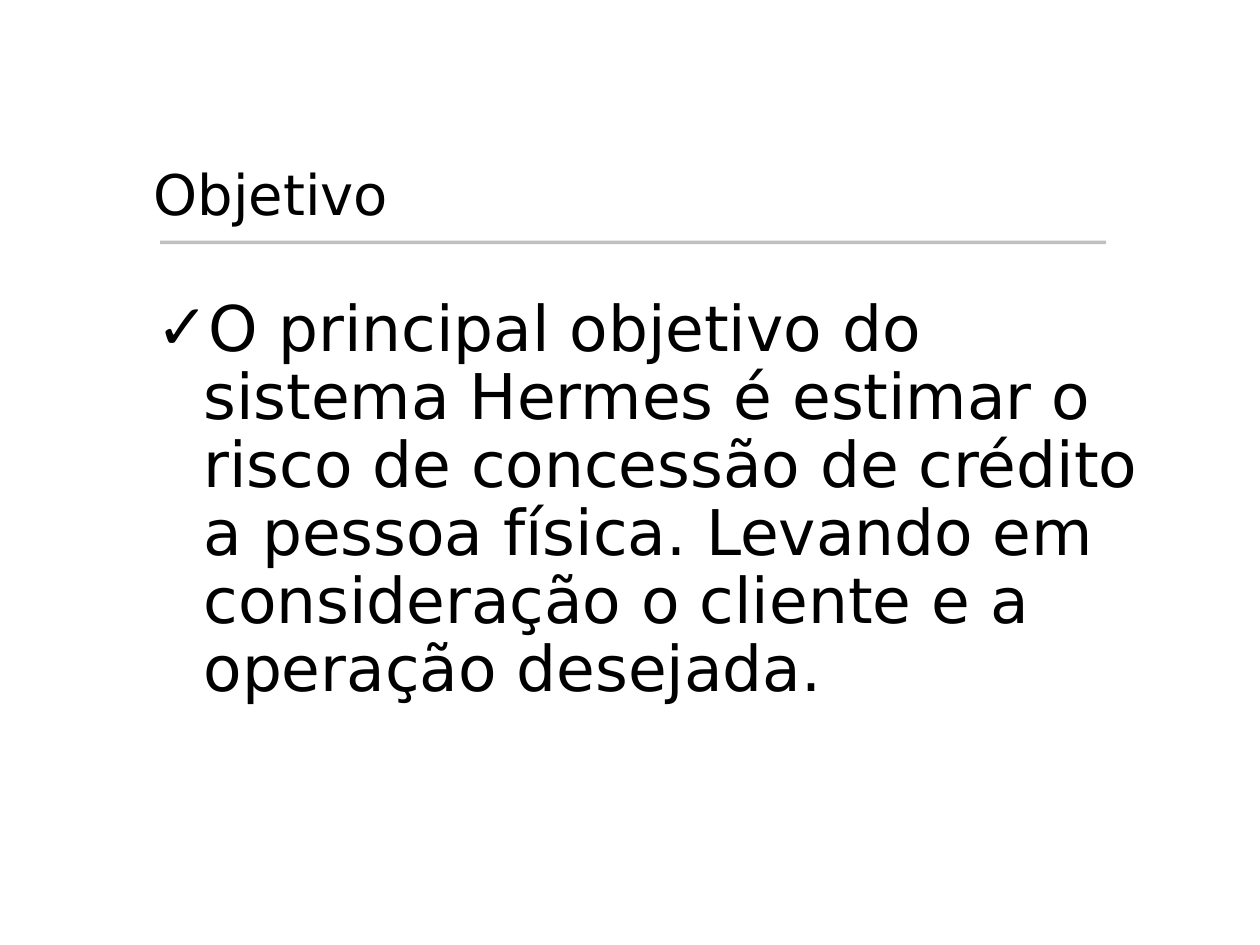
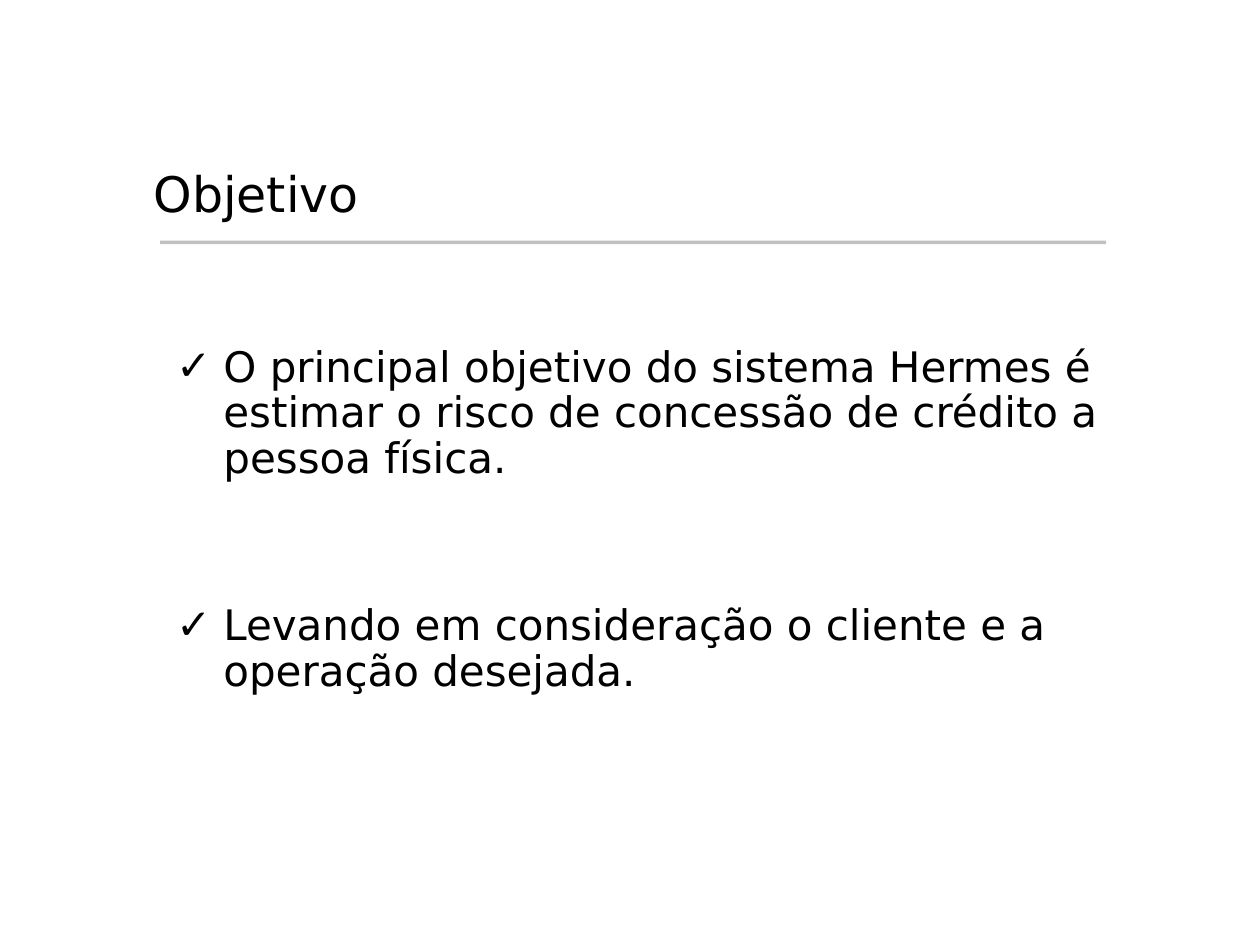
Before and after one commit to rcabral/creditanalyst, a slide deck: slide 4 of Apresentacao_Hermes/Apresentacao_Hermes.ppt. Drawn at 1260x945 pixels with LibreOffice and Linux fonts; fonts in the diff are those of the drawing; background and template pictures are left out. Boxes give left, top, right and bottom in pixels: in the first picture for what was removed or moved away, otherwise in the second. Text is boxed around its words. In the diff, an @@ line names an element or a change of style, - is before the commit and + after.

Commit message:
Inclusão e acertos da apresentação Hermes para a banca. (Alterações feitas em conjunto com o Raphael em minha casa no domingo). Fiz os ajustes finais da apresentação.

```diff
--- a/Apresentacao_Hermes/Apresentacao_Hermes.ppt
+++ b/Apresentacao_Hermes/Apresentacao_Hermes.ppt
@@ title "Objetivo" at (x1=154, y1=174, x2=359, y2=223): size 32 to 28 pt @@
@@ text at (x1=223, y1=348, x2=1097, y2=695): text changed; size 36 to 24 pt @@
-✓ O principal objetivo do sistema Hermes é estimar o risco de concessão de crédito a pessoa física. Levando em consideração o cliente e a operação desejada.
+✓ O principal objetivo do sistema Hermes é estimar o risco de concessão de crédito a pessoa física.
+✓ Levando em consideração o cliente e a operação desejada.
```
Also in this commit, not shown: 18 other slides changed.
